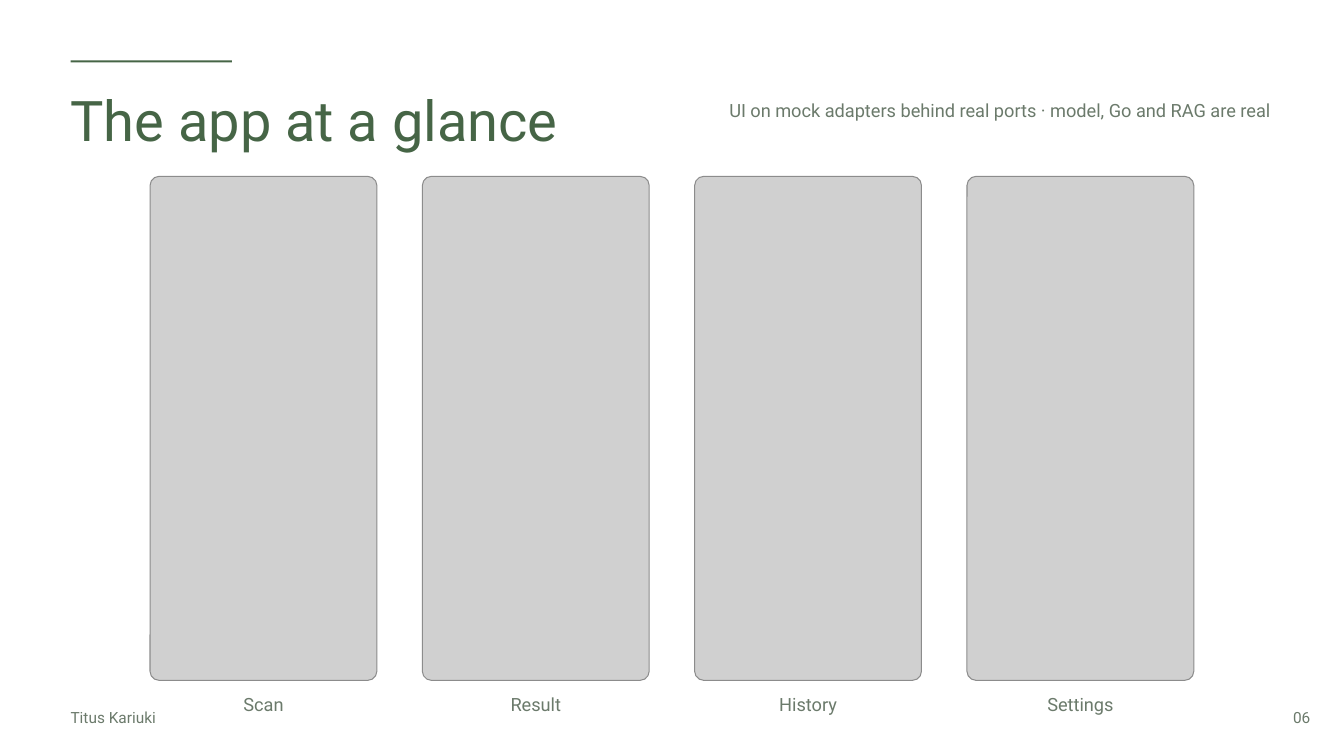
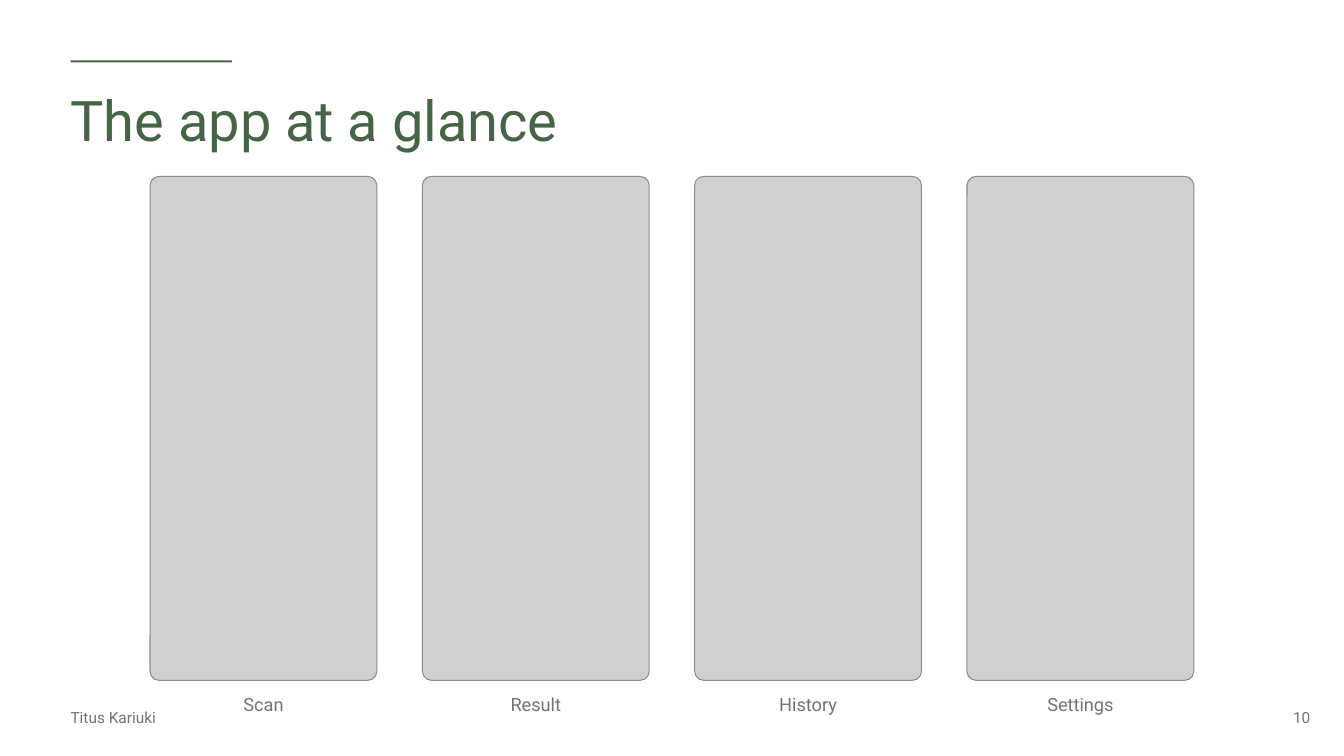
Before and after one commit to Paulmburu/ai-crop-disease-platform, a slide deck: slide 10 of docs/presentation/LeafCheck_FlutterconKE.pptx (slide 6 before the commit). Drawn at 1344x756 pixels with LibreOffice and Linux fonts; fonts in the diff are those of the drawing; grey boxes stand for pictures. Boxes give left, top, right and bottom in pixels: in the first picture for what was removed or moved away, otherwise in the second. Text is boxed around its words. In the diff, an @@ line names an element or a change of style, - is before the commit and + after.

```diff
--- a/docs/presentation/LeafCheck_FlutterconKE.pptx
+++ b/docs/presentation/LeafCheck_FlutterconKE.pptx
@@ text removed at (729, 103, 1270, 121) @@
-UI on mock adapters behind real ports · model, Go and RAG are real
@@ text at (1293, 712, 1310, 723): text changed @@
-06
+10
```
Also in this commit, not shown: 17 other slides changed, 30 slides added, 7 slides removed, 12 other files.
